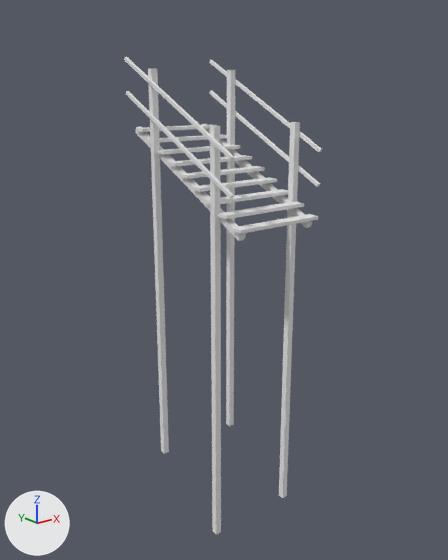
A saved change to the Blender file Assets/Models/Structures/Wooden steps.blend.
The view is the same before and after, from a 50 mm lens placed at (-12.0, -15.01, 4.03), pointed at (0.17, 0.21, -2.05). The axes (+X, +Y, +Z) are drawn at lower left. The lights are the same throughout.

The scene before the commit, as lines of its bpy script (objects in view):
```python
me_cube = bpy.data.meshes.new('Cube')
me_cube.from_pydata(...)  # 152 vertices, 114 faces; spans x -1.7..1.7, y -2.6..2.81, z -10.0..4.87
me_cube.materials.append(mat_material)  # its picture is missing
ob_wooden_steps = bpy.data.objects.new('Wooden steps', me_cube)
ob_wooden_steps.location = (0.0, 0.0, 0.0)
```
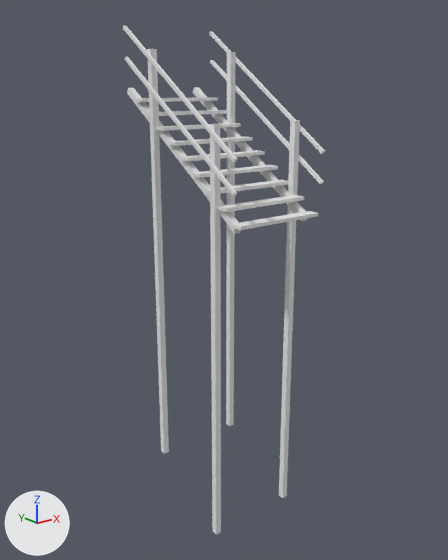
Commit message: Improved the wooden steps.

Boxes (x1, y1, x2, y2) around the edits, measured in the pictures (448 x 560 px; the box of a moved part takes in the faces that stretch with it):
```json
{"object": "Wooden steps", "change": "reshaped", "before": [124, 57, 322, 534], "after": [123, 26, 325, 534], "on screen": "6% taller"}
{"part": 1, "of": "me_cube", "change": "moved or reshaped", "before": [180, 166, 265, 179], "after": [180, 150, 265, 161]}
{"part": 2, "of": "me_cube", "change": "moved or reshaped", "before": [168, 155, 252, 166], "after": [168, 137, 253, 146]}
{"part": 3, "of": "me_cube", "change": "moved or reshaped", "before": [157, 145, 240, 154], "after": [156, 123, 241, 131]}
{"part": 4, "of": "me_cube", "change": "moved or reshaped", "before": [146, 134, 227, 143], "after": [145, 110, 227, 116]}
{"part": 5, "of": "me_cube", "change": "moved or reshaped", "before": [231, 214, 318, 234], "after": [231, 211, 319, 230]}
{"part": 6, "of": "me_cube", "change": "moved or reshaped", "before": [218, 201, 304, 219], "after": [218, 195, 304, 212]}
{"part": 7, "of": "me_cube", "change": "moved or reshaped", "before": [205, 189, 288, 204], "after": [204, 180, 288, 194]}
{"part": 8, "of": "me_cube", "change": "moved or reshaped", "before": [192, 177, 277, 192], "after": [192, 165, 278, 178]}
{"part": 9, "of": "me_cube", "change": "moved or reshaped", "before": [136, 124, 218, 132], "after": [135, 97, 218, 102]}
{"part": 10, "of": "me_cube", "change": "moved or reshaped", "before": [209, 91, 320, 187], "after": [210, 60, 324, 184]}
{"part": 11, "of": "me_cube", "change": "moved or reshaped", "before": [126, 91, 234, 199], "after": [125, 57, 237, 196]}
{"part": 12, "of": "me_cube", "change": "moved or reshaped", "before": [209, 60, 322, 152], "after": [209, 31, 325, 154]}
{"part": 13, "of": "me_cube", "change": "moved or reshaped", "before": [124, 57, 234, 160], "after": [123, 26, 237, 162]}
{"part": 14, "of": "me_cube", "change": "moved or reshaped", "before": [148, 68, 235, 454], "after": [147, 49, 236, 454]}
{"part": 15, "of": "me_cube", "change": "moved or reshaped", "before": [239, 222, 312, 241], "after": [235, 218, 308, 234]}
{"part": 16, "of": "me_cube", "change": "moved or reshaped", "before": [137, 124, 313, 235], "after": [129, 87, 305, 224]}
{"part": 17, "of": "me_cube", "change": "moved or reshaped", "before": [135, 127, 308, 241], "after": [127, 88, 303, 234]}
```

The change, as JSON lines over the scene's bpy script:
```json
{"block": "me_cube", "where": "me_cube.from_pydata(...)  # 152 vertices, 114 faces; spans x -1.7..1.7, y -2.6..2.81, z -10.0..4.87"}
{"block": "me_cube", "where": "# used by ob_wooden_steps; location = (0.0, 0.0, 0.0)"}
{"block": "me_cube", "change": "me_cube part 1: the loose piece of 8 vertices spanning x -1.5..1.5, y -0.2..0.2, z 1.45..1.55 is moved by (0.0, 0.0, 0.5)"}
{"block": "me_cube", "change": "me_cube part 2: the loose piece of 8 vertices spanning x -1.5..1.5, y 0.4..0.8, z 1.75..1.85 is moved by (0.0, 0.0, 0.6)"}
{"block": "me_cube", "change": "me_cube part 3: the loose piece of 8 vertices spanning x -1.5..1.5, y 1.0..1.4, z 2.05..2.15 is moved by (0.0, 0.0, 0.7)"}
{"block": "me_cube", "change": "me_cube part 4: the loose piece of 8 vertices spanning x -1.5..1.5, y 1.6..2.0, z 2.35..2.45 is moved by (0.0, 0.0, 0.8)"}
{"block": "me_cube", "change": "me_cube part 5: the loose piece of 8 vertices spanning x -1.5..1.5, y -2.6..-2.2, z 0.25..0.35 is moved by (0.0, 0.0, 0.1)"}
{"block": "me_cube", "change": "me_cube part 6: the loose piece of 8 vertices spanning x -1.5..1.5, y -2.0..-1.6, z 0.55..0.65 is moved by (0.0, 0.0, 0.2)"}
{"block": "me_cube", "change": "me_cube part 7: the loose piece of 8 vertices spanning x -1.5..1.5, y -1.4..-1.0, z 0.85..0.95 is moved by (0.0, 0.0, 0.3)"}
{"block": "me_cube", "change": "me_cube part 8: the loose piece of 8 vertices spanning x -1.5..1.5, y -0.8..-0.4, z 1.15..1.25 is moved by (0.0, 0.0, 0.4)"}
{"block": "me_cube", "change": "me_cube part 9: the loose piece of 8 vertices spanning x -1.5..1.5, y 2.2..2.6, z 2.65..2.75 is moved by (0.0, 0.0, 0.9)"}
{"block": "me_cube", "change": "me_cube part 10: the loose piece of 8 vertices spanning x 1.6..1.7, y -2.43..2.81, z 1.18..3.87 is turned 7.1 degrees about the x axis through its middle and scaled by 1.09, then moved by (0.0, -0.09, 0.55)"}
{"block": "me_cube", "change": "me_cube part 11: the loose piece of 8 vertices spanning x -1.7..-1.6, y -2.43..2.81, z 1.18..3.87 is turned 7.1 degrees about the x axis through its middle and scaled by 1.09, then moved by (0.0, -0.09, 0.55)"}
{"block": "me_cube", "change": "me_cube part 12: the loose piece of 8 vertices spanning x 1.6..1.7, y -2.44..2.8, z 2.19..4.87 is multiplied about its middle by the matrix ((1.1, 0.0, 0.0), (0.0, 1.091, -0.137), (0.0, 0.137, 1.091)), then moved by (0.0, -0.06, 0.43)"}
{"block": "me_cube", "change": "me_cube part 13: the loose piece of 8 vertices spanning x -1.7..-1.6, y -2.44..2.8, z 2.19..4.87 is multiplied about its middle by the matrix ((1.1, 0.0, 0.0), (0.0, 1.091, -0.137), (0.0, 0.137, 1.091)), then moved by (0.0, -0.06, 0.43)"}
{"block": "me_cube", "change": "me_cube part 14: all 8 vertices in x -1.6..1.6, y 1.4..1.6, z 4.52 are moved by (0.0, 0.0, 0.54)"}
{"block": "me_cube", "change": "me_cube part 15: all 4 vertices in x -1.4..1.4, y -2.39, z 0.0 are moved by (0.0, 0.17, 0.17)"}
{"block": "me_cube", "change": "me_cube part 16: all 4 vertices in x -1.4..1.4, y 2.72, z 2.77 are moved by (0.0, 0.41, 1.2)"}
{"block": "me_cube", "change": "me_cube part 17: all 4 vertices in x -1.4..1.4, y 2.81, z 2.59 are moved by (0.0, 0.43, 1.21)"}
```
